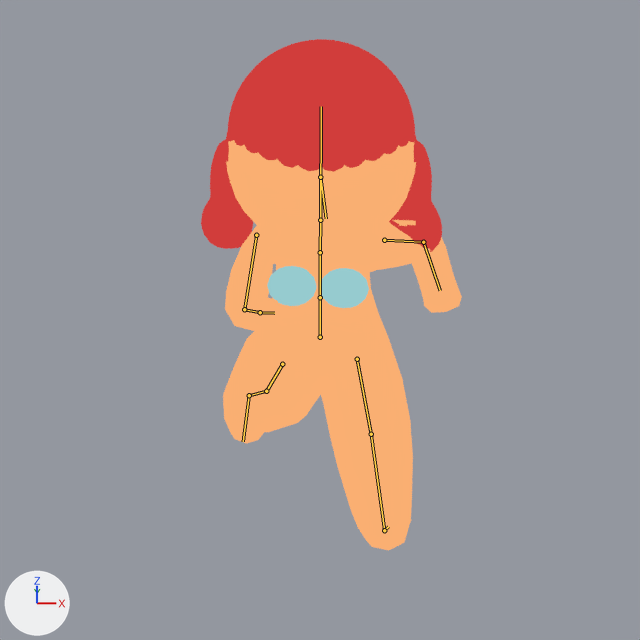
The Blender file Tools/blender/base_personaggio.blend as it was, and as the next commit left it.
One viewpoint serves both versions: the file's camera 'CamSprite'. Lighting does not change. The marker at lower left points along +X, +Y and +Z. The picture after the commit comes second. Both versions are drawn at frame 3 of the action 'run'; the numbers are the values there. The bones that change, and the others that lie on the model, are drawn over the model as lines.

Objects in the first picture: 'Body', 'Bust_L', 'Bust_R', 'Hair', 'Head'.
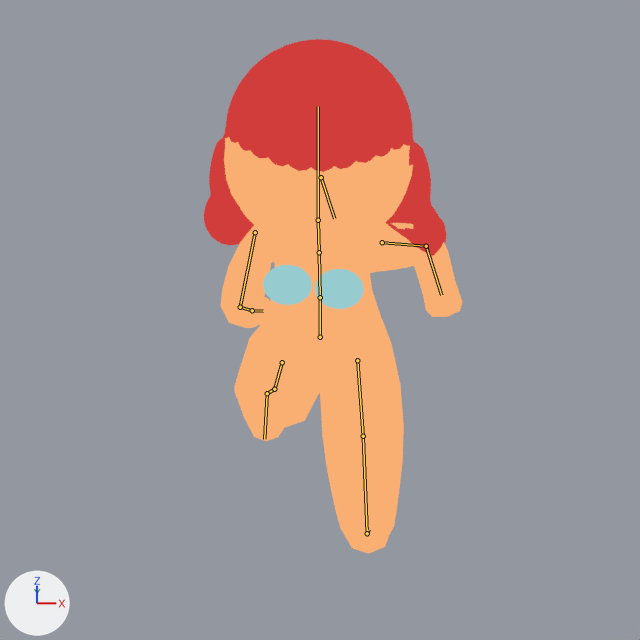
Pixel boxes [x1, y1, x2, y2] of what changed, in the pictures (640 x 640 px):
'Body', posed: before [223, 220, 462, 551]; after [221, 223, 463, 554]
'Hair', posed: before [201, 39, 442, 252]; after [204, 39, 446, 256]
'Head', posed: before [226, 140, 416, 250]; after [224, 137, 413, 250]
'Bust_L', posed: before [320, 268, 369, 308]; after [315, 269, 364, 309]
'Bust_R', posed: before [267, 266, 317, 306]; after [263, 265, 312, 305]
bone 'thigh.L', root to tip: before (357, 359) to (371, 434); after (357, 360) to (363, 436)
bone 'thigh.R', root to tip: before (282, 364) to (266, 391); after (282, 362) to (274, 389)

The edits, one by one:
Bone 'hips' (bone_hips) turns from (0, 9, 0) to (0, 4, 0) degrees about its own x, y and z.
Bone 'thigh.L' (bone_thigh_l) turns from (-46, 0, -5) to (-46, 0, -1) degrees about its own x, y and z.
Bone 'thigh.R' (bone_thigh_r) turns from (46, 0, 5) to (46, 0, 1) degrees about its own x, y and z.
